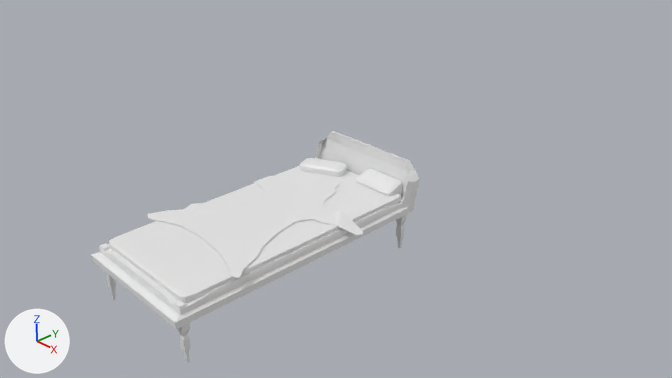
One commit to the Blender file models/putinsBed.blend: the scene before it, then after it.
Rendered twice from the file's camera 'Camera'. Every picture has the same lights, and +X, +Y and +Z are marked at lower left.
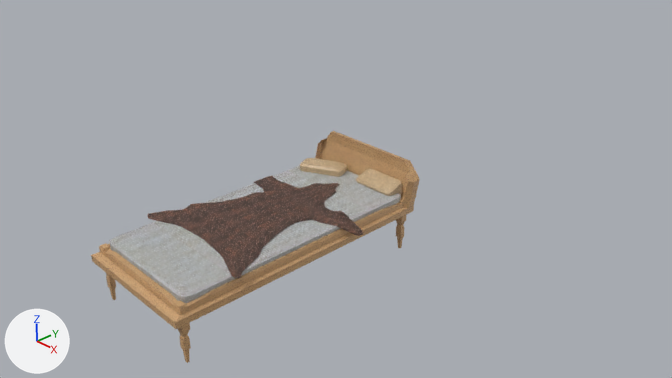
What differs and where, as boxes [x1, y1, x2, y2] in the pictures (672 x 378 px):
```json
{"object": "Cube", "change": "recoloured", "before": [109, 166, 401, 304], "after": [109, 166, 401, 304], "on screen": "white to grey"}
{"object": "Plane", "change": "recoloured", "before": [91, 131, 420, 363], "after": [91, 131, 420, 363], "on screen": "white to brown"}
{"object": "Plane.001", "change": "recoloured", "before": [148, 176, 363, 279], "after": [148, 176, 363, 279], "on screen": "white to brown"}
{"object": "Cube.002", "change": "recoloured", "before": [356, 168, 402, 196], "after": [356, 168, 402, 196], "on screen": "white to beige"}
{"object": "Cube.001", "change": "recoloured", "before": [300, 158, 347, 177], "after": [300, 158, 347, 177], "on screen": "white to beige"}
```

The change, as JSON lines over the scene's bpy script:
```json
{"op": "add", "block": "img_4_free_fur_textures_jpg", "code": ["img_4_free_fur_textures_jpg = load_image('4.free-fur-textures.jpg', '4.free-fur-textures.jpg', 500, 330, 'sRGB')"]}
{"op": "add", "block": "img_fabricplain0045_9_s_jpg", "code": ["img_fabricplain0045_9_s_jpg = load_image('FabricPlain0045_9_S.jpg', 'FabricPlain0045_9_S.jpg', 700, 700, 'sRGB')"]}
{"op": "add", "block": "img_woodplankspainted0076_25_s_jpg", "code": ["img_woodplankspainted0076_25_s_jpg = load_image('WoodPlanksPainted0076_25_S.jpg', 'WoodPlanksPainted0076_25_S.jpg', 700, 700, 'sRGB')"]}
{"op": "add", "block": "img_fabricplain0044_m_jpg", "code": ["img_fabricplain0044_m_jpg = load_image('FabricPlain0044_M.jpg', 'FabricPlain0044_M.jpg', 1860, 1650, 'sRGB')"]}
{"op": "add", "block": "mat_4_free_fur_textures_jpg", "code": ["mat_4_free_fur_textures_jpg = principled_material('4.free-fur-textures.jpg')", "mat_4_free_fur_textures_jpg.texture = img_4_free_fur_textures_jpg"]}
{"op": "add", "block": "mat_fabricplain0045_9_s_jpg", "code": ["mat_fabricplain0045_9_s_jpg = principled_material('FabricPlain0045_9_S.jpg')", "mat_fabricplain0045_9_s_jpg.texture = img_fabricplain0045_9_s_jpg"]}
{"op": "add", "block": "mat_woodplankspainted0076_25_s_jpg", "code": ["mat_woodplankspainted0076_25_s_jpg = principled_material('WoodPlanksPainted0076_25_S.jpg')", "mat_woodplankspainted0076_25_s_jpg.texture = img_woodplankspainted0076_25_s_jpg"]}
{"op": "add", "block": "mat_fabricplain0044_m_jpg", "code": ["mat_fabricplain0044_m_jpg = principled_material('FabricPlain0044_M.jpg')", "mat_fabricplain0044_m_jpg.texture = img_fabricplain0044_m_jpg"]}
{"block": "me_cube_003", "where": "me_cube_003.from_pydata(...)  # 16 vertices, 14 faces; spans x -1.0..1.0, y -1.0..1.51, z -1.0..1.0"}
{"op": "add", "block": "me_cube_003", "code": "me_cube_003.materials.append(mat_fabricplain0044_m_jpg)  # picture img_fabricplain0044_m_jpg"}
{"block": "me_plane", "where": "me_plane.from_pydata(...)  # 252 vertices, 250 faces; spans x -1.06..1.06, y -3.11..1.22, z -0.61..0.81"}
{"op": "add", "block": "me_plane", "code": "me_plane.materials.append(mat_woodplankspainted0076_25_s_jpg)  # picture img_woodplankspainted0076_25_s_jpg"}
{"block": "me_cube_004", "where": "me_cube_004.from_pydata(...)  # 12 vertices, 10 faces; spans x -1.0..-0.23, y 1.29..1.51, z -1.0..1.42"}
{"op": "add", "block": "me_cube_004", "code": "me_cube_004.materials.append(mat_fabricplain0045_9_s_jpg)  # picture img_fabricplain0045_9_s_jpg"}
{"block": "me_cube_005", "where": "me_cube_005.from_pydata(...)  # 12 vertices, 10 faces; spans x -1.0..-0.23, y 1.29..1.51, z -1.0..1.42"}
{"op": "add", "block": "me_cube_005", "code": "me_cube_005.materials.append(mat_fabricplain0045_9_s_jpg)  # picture img_fabricplain0045_9_s_jpg"}
{"block": "me_plane_001", "where": "me_plane_001.from_pydata(...)  # 208 vertices, 206 faces; spans x -4.28..4.4, y -8.78..0.99, z -1.14..0.18"}
{"op": "add", "block": "me_plane_001", "code": "me_plane_001.materials.append(mat_4_free_fur_textures_jpg)  # picture img_4_free_fur_textures_jpg"}
```
